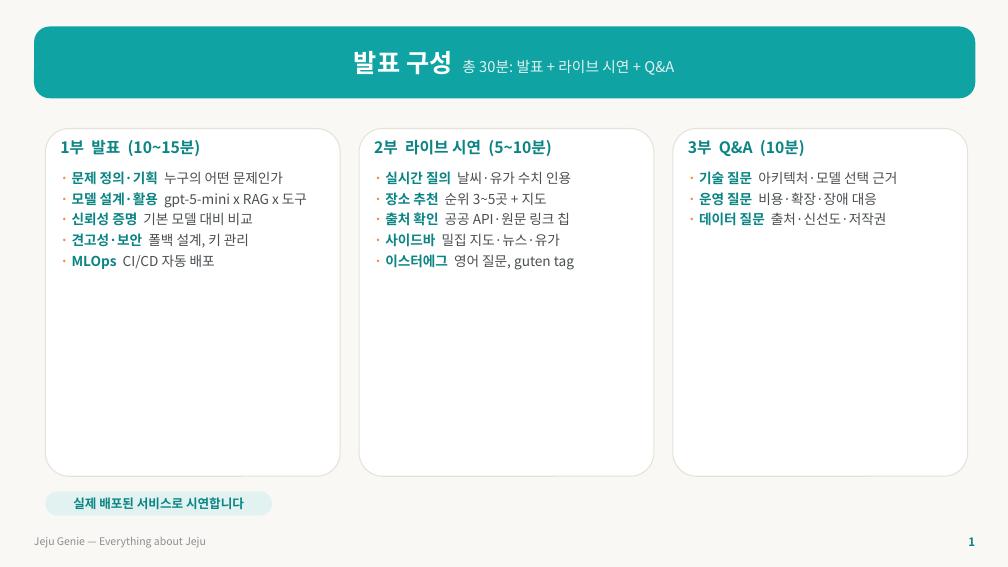
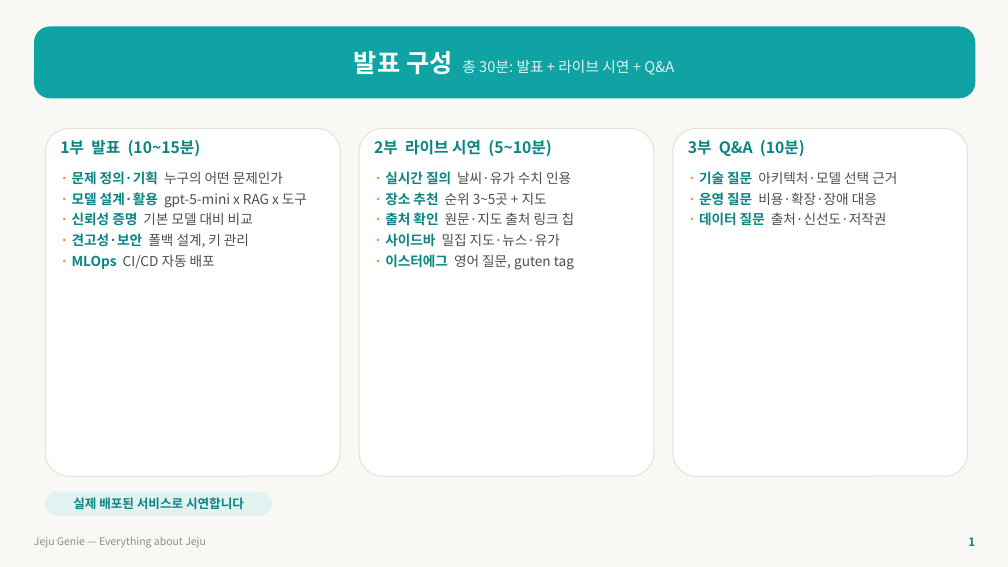
Before and after one commit to juyoo0729/jeju-genie, a slide deck: slide 2 of doc/제주지니_발표자료.pptx. Drawn at 1008x567 pixels with LibreOffice and Linux fonts; fonts in the diff are those of the drawing. Boxes give left, top, right and bottom in pixels: in the first picture for what was removed or moved away, otherwise in the second. Text is boxed around its words. In the diff, an @@ line names an element or a change of style, - is before the commit and + after.

```diff
--- a/doc/제주지니_발표자료.pptx
+++ b/doc/제주지니_발표자료.pptx
@@ text at [385,212,575,226]: text changed @@
-· 출처 확인 공공 API·원문 링크 칩
+· 출처 확인 원문·지도 출처 링크 칩
```
Also in this commit, not shown: 10 other slides changed, 3 other files.
